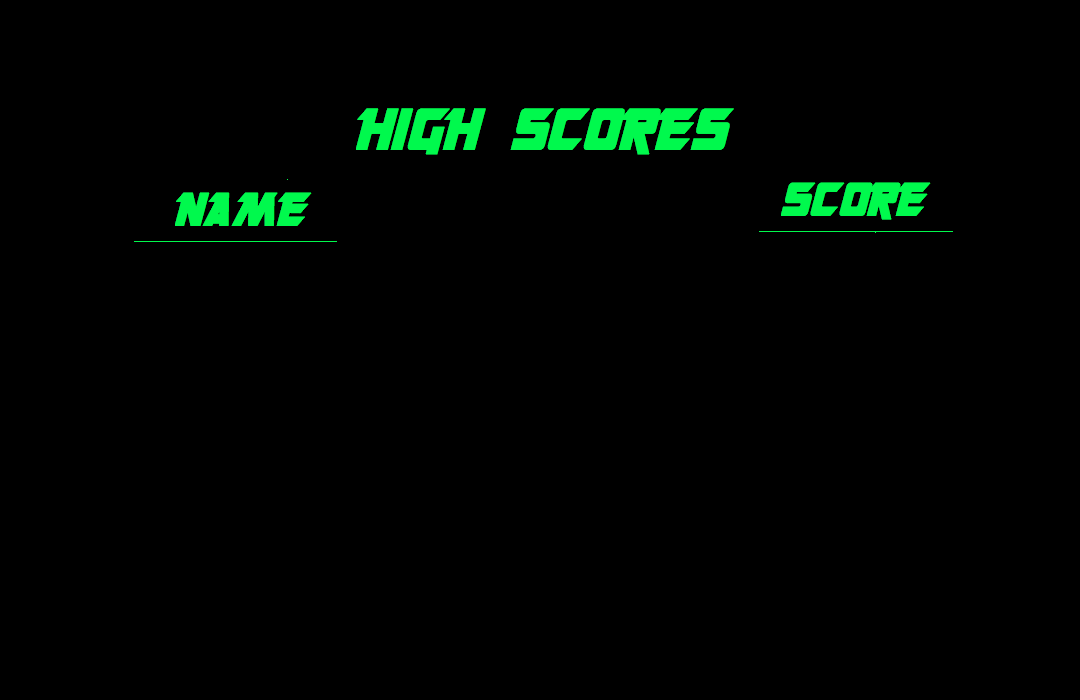
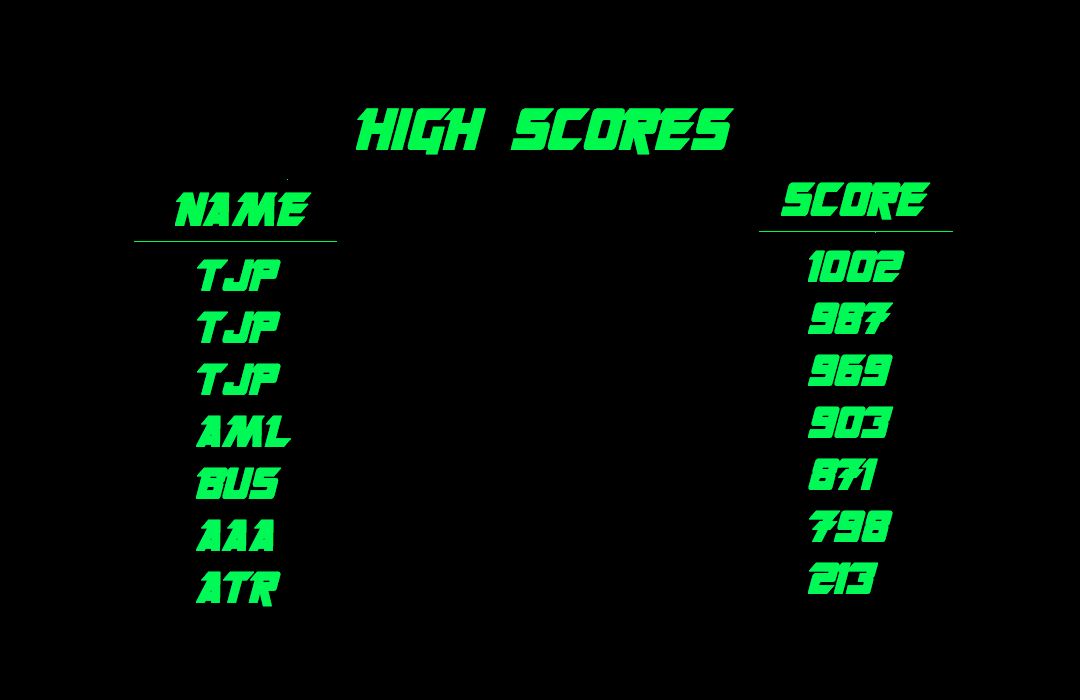
Before/after of a 1080 × 700 layered artwork. What changed in the layer stack:
added layer "Layer 8" above "Layer 6" over bbox(808, 250, 905, 594)
added layer "Layer 6" above "Layer 3" over bbox(196, 259, 291, 607)
